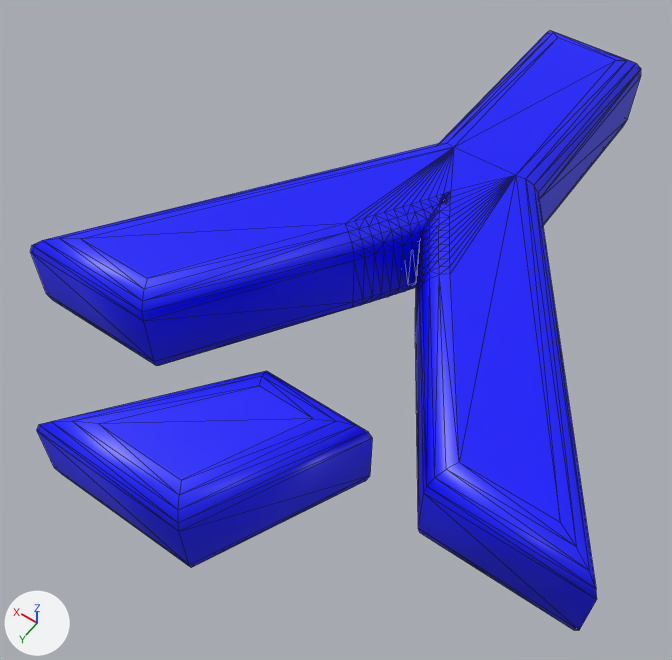
One commit to the glTF model 3dWords/fonts/glb/221.glb: the scene before it, then after it.
Camera for both pictures: a camera (50 mm lens) standing at (-0.087, 1.734, 1.338) and looking at (0.557, 0.833, -0.079). The axes (+X, +Y, +Z) are drawn at lower left. The lights are the same throughout. Mesh edges are drawn as thin lines. Vertices at the same position are counted once.

Names of what the first picture shows: 'texto'.
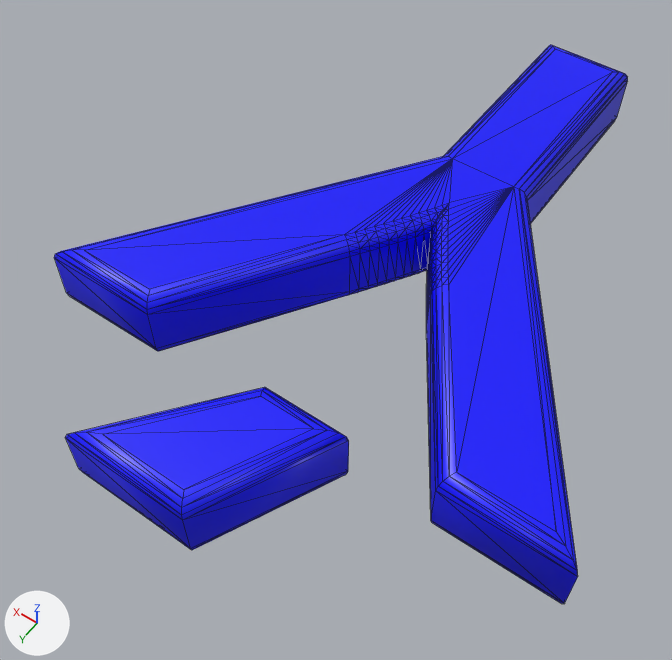
What differs and where, as boxes [x1, y1, x2, y2] in the pictures (672 x 660 px):
'texto', reshaped (6% narrower, 7% shorter)
    before: [30, 31, 641, 630]
    after: [54, 45, 628, 604]
part 1 of me_texto_153, rebuilt (6% narrower, 7% shorter)
    before: [30, 31, 641, 630]
    after: [54, 45, 628, 604]
part 2 of me_texto_153, rebuilt (15% narrower, 17% shorter)
    before: [37, 371, 373, 568]
    after: [65, 387, 349, 550]

The edits, one by one:
me_texto_153 is used by ob_texto; location (0.0, 0.0, 0.0).
me_texto_153 had 370 vertices, 732 faces and spanned x -0.089..1.064, y -0.05..1.367, z -0.11..0.11.
me_texto_153 now has 370 vertices, 732 faces and spans x -0.052..1.025, y -0.03..1.347, z -0.08..0.08.
me_texto_153 part 1: the loose piece of 330 vertices spanning x -0.089..1.064, y -0.05..1.101, z -0.11..0.11 is rebuilt with 330 vertices and now spans x -0.052..1.025, y -0.03..1.081, z -0.08..0.08.
me_texto_153 part 2: the loose piece of 40 vertices spanning x 0.319..0.765, y 1.066..1.367, z -0.11..0.11 is rebuilt with 40 vertices and now spans x 0.351..0.724, y 1.086..1.347, z -0.08..0.08.
